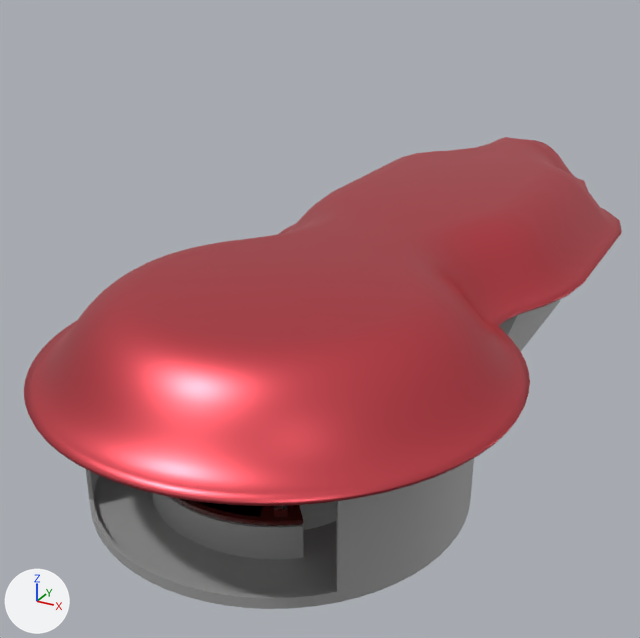
One commit to the Blender file Assets/Models/Spaceship.blend: the scene before it, then after it.
Both versions are drawn from a 50 mm camera at (10.8, -17.5, 13.7) aimed at (-1.9, 5.6, 2.2). The axes (+X, +Y, +Z) are drawn at lower left. The lights are the same throughout.

In view in the first picture: 'ControlPanel', 'OuterWalls', 'RoofPrototype.001', 'WorkshopWalls'.
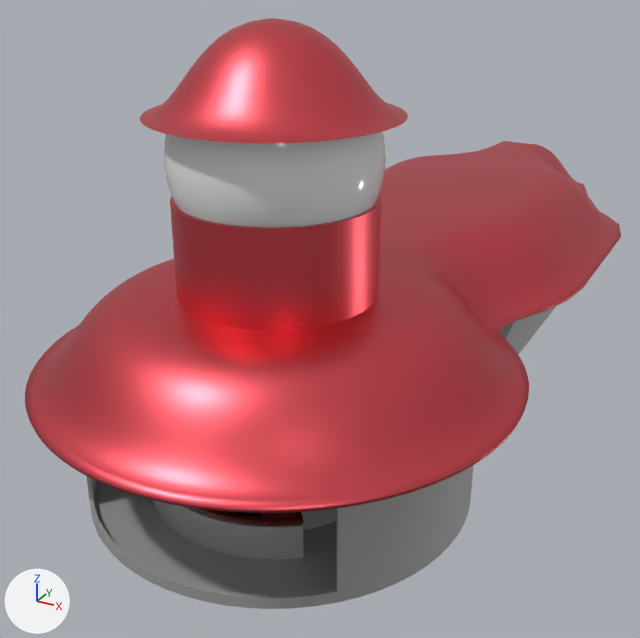
Commit message: Spaceship v2

Where the change shows, as pixel boxes (x1, y1, x2, y2) in the pictures (640 x 638 px):
'RoofPrototype.001', moved: before (24, 137, 622, 506); after (25, 141, 621, 513)
'BezierCircle', added (red): after (140, 18, 408, 143)
'CrowsNestTunnel', now drawn (red): after (170, 193, 381, 331)
'Sphere', added: after (164, 132, 386, 228)

The change, as a list of edits to the scene's bpy script:
```text
Change me_circle_004:
    used by ob_crowsnesttunnel; location = (0.0, 0.0, 0.0)
    remove me_circle_004.from_pydata(...)  # 64 vertices, 0 faces, 64 loose edges; spans x -2.5..2.5, y -2.5..2.5, z 3.6
    remove me_circle_004.materials.append(mat_shipwalls)  # grey #b4b4b4
    add me_circle_004.from_pydata(...)  # 256 vertices, 256 faces; spans x -2.5..2.5, y -2.5..2.5, z 3.6..7.93
    me_circle_004 part 1
    64 loose edges are deleted
    64 vertices are added at x -2.32..2.32, y -2.32..2.32, z 3.6
    64 new vertices lie (0.0, 0.0, 4.33) away from vertices in x -2.5..2.5, y -2.5..2.5, z 3.6
    64 new vertices lie (0.0, 0.0, 4.33) away from vertices in x -2.32..2.32, y -2.32..2.32, z 3.6
    256 new faces join them
    add me_circle_004.materials.append(mat_roof)  # red #e75963
Add me_beziercircle:
    me_beziercircle.from_pydata(...)  # 624 vertices, 577 faces; spans x -3.04..3.04, y -3.04..3.04, z -0.76..1.31
    me_beziercircle.polygons.foreach_set('use_smooth', [True] * 577)
    me_beziercircle.materials.append(mat_roof)  # red #e75963
Add me_sphere:
    me_sphere.from_pydata(...)  # 705 vertices, 704 faces; spans x -2.46..2.46, y -2.46..2.46, z 3.03..6.86
    me_sphere.polygons.foreach_set('use_smooth', [True] * 704)
    me_sphere.materials.append(mat_glass)  # white #e7e7e7
Change ob_roofprototype_001:
    ob_roofprototype_001.location: (0.0, 0.0, 0.83) -> (0.0, 0.0, 0.66)
Add ob_beziercircle:
    ob_beziercircle = bpy.data.objects.new('BezierCircle', me_beziercircle)
    ob_beziercircle.location = (0.0, 0.0, 10.64)
Add ob_sphere:
    ob_sphere = bpy.data.objects.new('Sphere', me_sphere)
    ob_sphere.location = (0.0, 0.0, 4.45)
    _m = ob_sphere.modifiers.new('Solidify', 'SOLIDIFY')
    _m.thickness = -0.11
```
